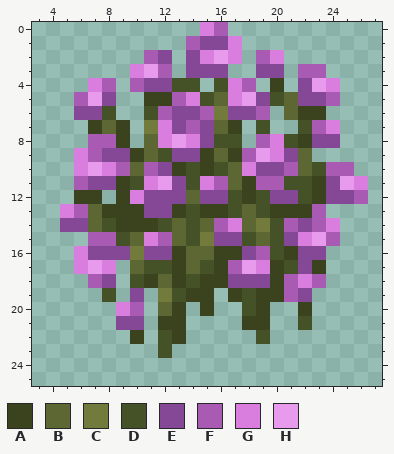
Two states of a pixel-art sprite, src/assets/gauntlet/textures/decoration/foliage/peony_bush_purple.png. The picture above is the old version.
The file is 32x32 pixels. Shown: x 3..27, y 0..25.
Palette (. is transparent): A #3b431e  B #5d6733  C #727a3c  D #455227  E #854897  F #a95bb4  G #d97ddf  H #e89bed
Pixels before, first column x 5:
 0 ..........GF..........
 1 .........FEEG.........
 2 ......FE.EGHG.FG......
 3 .....GHF.EEE..EE.FF...
 4 ..GF.FEEDD.DGF.A.EHG..
 5 .FHE..AAFGDBGHEDBEEF..
 6 .EED..DFEEFCEEF.BAA...
 7 ..ABA.CGEFEBA.D..DFG..
 8 ..FFA.BGHGEDD.FGDAEE..
 9 .GFEEABDEEABAFHGEB....
10 .GHGFBFEADADBGEEFBDFF.
11 .FEEADGHEDGFBAFFDDAEHG
12 .AA.AGEEEBEEDADEEDAEEF
13 GFBAAAEEADAADBDAAAF...
14 EEBDAAADBDBFGBCDFEFG..
15 ..FFDBGFBDCEEDBDEGHF..
16 .GEEECEEABBAAEFDAEE...
17 .GHG.BDDABDAFHGADEA...
18 ..FE.DABADAAEEEAFGF...
19 ...D.E.CDAA.ADAAFE....
20 ....GF.BA.A..DA..A....
21 ....EE.AA....AA..D....
22 .....A.DA.....D.......
23 .......D..............
And afterwards:
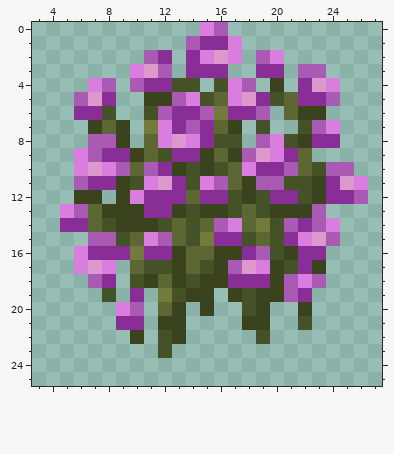
The commit says: slight recoloration purple peony
Change:
colour E: #854897 -> #8a2e97
colour H: #e89bed -> #db9acb
